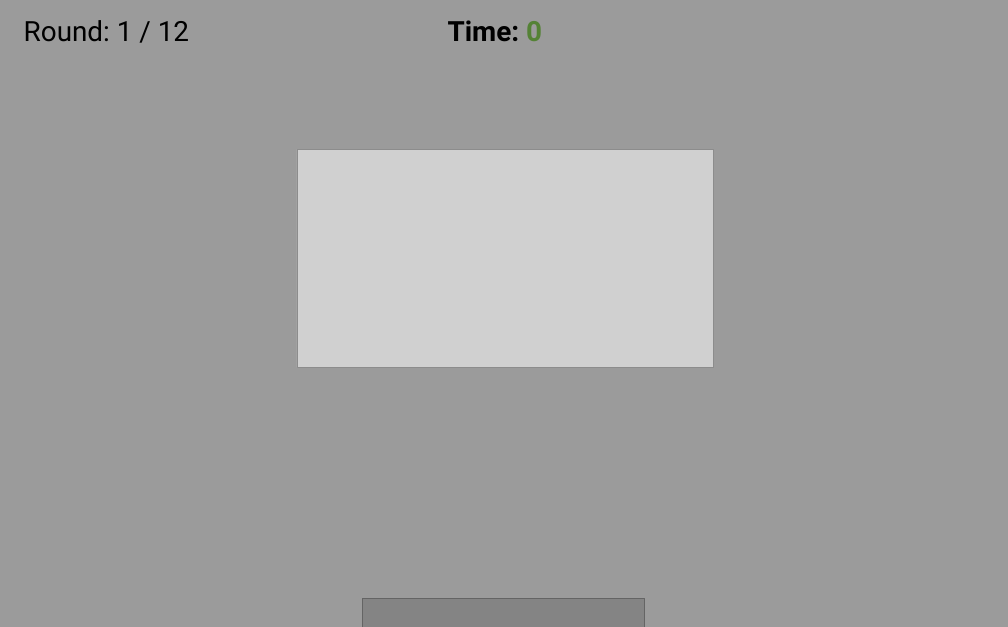
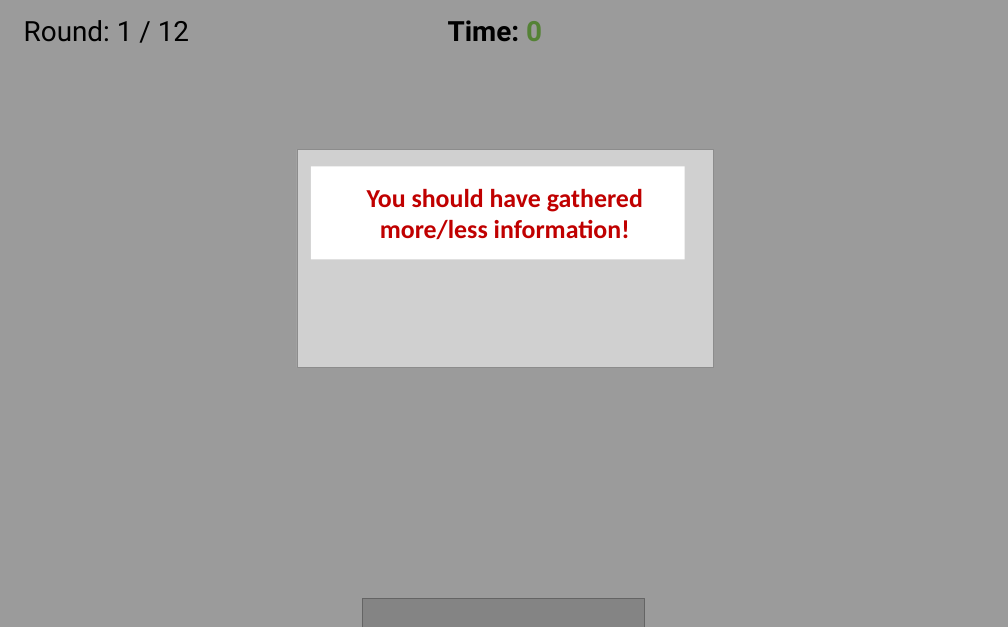
Before and after one commit to RationalityEnhancement/MCRL, a slide deck: slide 4 of experiments/exp1/static/images/$0.01/task_images.pptx. Drawn at 1008x627 pixels with LibreOffice and Linux fonts; fonts in the diff are those of the drawing; grey boxes stand for pictures; background and template pictures are left out. Boxes give left, top, right and bottom in pixels: in the first picture for what was removed or moved away, otherwise in the second. Text is boxed around its words. In the diff, an @@ line names an element or a change of style, - is before the commit and + after.

Commit message:
change instruciton image to say more/less information

```diff
--- a/experiments/exp1/static/images/$0.01/task_images.pptx
+++ b/experiments/exp1/static/images/$0.01/task_images.pptx
@@ rectangle added at <box>311,166,685,260</box>, fill #FFFFFF, 20.5 pt, text #FFFFFF @@
+BaB
@@ text added at <box>367,189,643,240</box>, 26 pt, text #C00000, bold @@
+You should have gathered
+more/less information!
```
Also in this commit, not shown: 4 other files.
